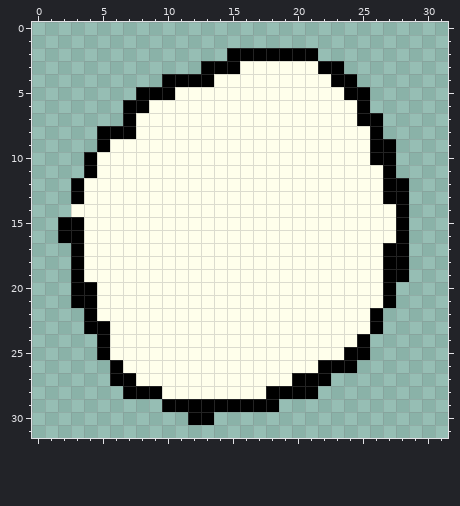
One commit to this pixel-art sprite: assets/egg_3.png. Above, as it was before the edit.
The file is 32x32 pixels.
Once edited:
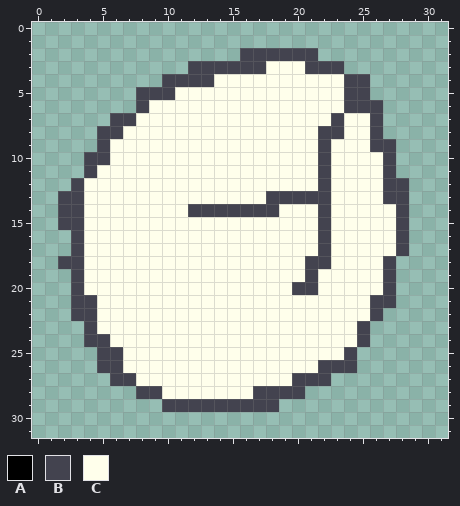
Palette (. is transparent): A #000000  B #43434f  C #ffffeb
Log entry: Slightly re-did eggs sprites
What changed:
y 2: x 15..21 AAAAAAA -> .BBBBBB
y 3: x 12..17 .AAACC -> BBBBBB; x 21..23 CAA -> BBB
y 4: x 10..13 AAAA -> BBBB; x 23..25 AA. -> CBB
y 5: x 8..10 AAA -> BBB; x 24..25 AA -> BB
y 6: x 7..8 AA -> .B; x 24..26 CA. -> BBB
y 7: x 6..7 .A -> BB; x 23 C -> B; x 25..26 AA -> CB
y 8: x 5..7 AAA -> BBC; x 22..23 CC -> BB; x 26 A -> B
y 9: x 5 A -> B; x 22 C -> B; x 26..27 AA -> BB
y 10: x 4..5 AC -> BB; x 22 C -> B; x 26..27 AA -> CB
y 11: x 4 A -> B; x 22 C -> B; x 27 A -> B
y 12: x 3 A -> B; x 22 C -> B; x 27..28 AA -> BB
y 13: x 2..3 .A -> BB; x 18..22 CCCCC -> BBBBB; x 27..28 AA -> BB
y 14: x 2..3 .C -> BB; x 12..18 CCCCCCC -> BBBBBBB; x 22 C -> B; x 28 A -> B
y 15: x 2..3 AA -> BB; x 22 C -> B; x 28 A -> B
y 16: x 2..3 AA -> .B; x 22 C -> B; x 28 A -> B
y 17: x 3 A -> B; x 22 C -> B; x 27..28 AA -> CB
y 18: x 2..3 .A -> BB; x 21..22 CC -> BB; x 27..28 AA -> B.
y 19: x 3 A -> B; x 21 C -> B; x 27..28 AA -> B.
y 20: x 3..4 AA -> BC; x 20..21 CC -> BB; x 27 A -> B
y 21: x 3..4 AA -> BB; x 26..27 CA -> BB
y 22: x 3..4 .A -> BB; x 26 A -> B
y 23: x 4..5 AA -> BC; x 25..26 CA -> B.
y 24: x 4..5 .A -> BB; x 25 A -> B
y 25: x 5..6 AC -> BB; x 24..25 AA -> B.
y 26: x 5..6 .A -> BB; x 22..24 AAA -> BBB
y 27: x 6..7 AA -> BB; x 20..22 AAA -> BBB
y 28: x 7..9 AAA -> .BB; x 17..21 CAAAA -> BBBB.
y 29: x 10..18 AAAAAAAAA -> BBBBBBBBB
y 30: x 12..13 AA -> ..
